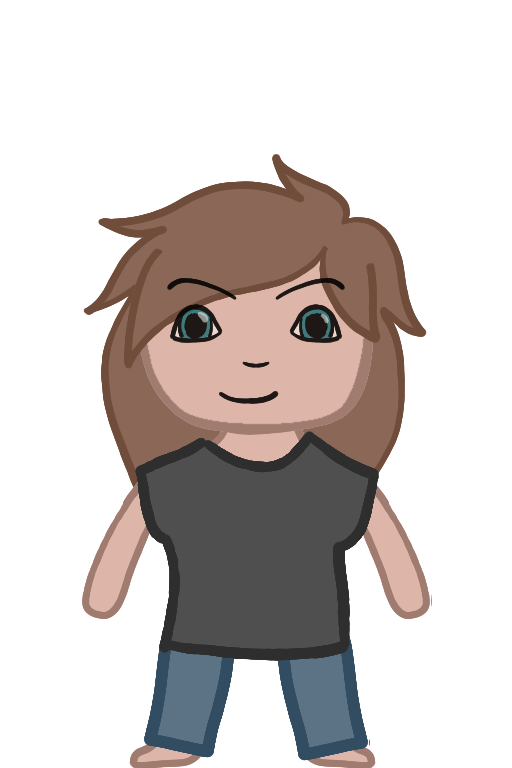
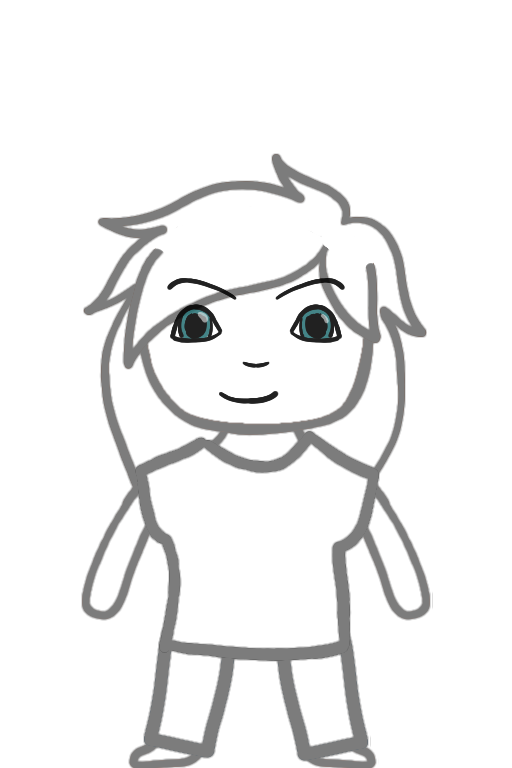
Comparing the layer stacks of the two w=512, h=768 images. Changes:
painted on "Copy of Paint Layer 40" over [81, 256, 433, 768]
painted on "Paint Layer 40" over [81, 320, 433, 768]
painted on "Paint Layer 38" over [81, 448, 384, 768]
painted on "Copy of Paint Layer 38" over [81, 512, 320, 768]
painted on "Copy of Paint Layer 27" over [83, 153, 427, 576]
painted on "Paint Layer 27" over [81, 153, 433, 768]
painted on "Copy of Paint Layer 19(pasted)" over [81, 448, 384, 768]
painted on "Paint Layer 19(pasted)" over [81, 153, 433, 768]
painted on "Copy of Paint Layer 18" over [81, 320, 320, 768]
painted on "Paint Layer 18" over [81, 153, 433, 768]
painted on "Copy of Paint Layer 14" over [81, 153, 433, 640]
painted on "Paint Layer 14" over [81, 153, 433, 768]
painted on "Copy of Paint Layer 17" over [81, 256, 433, 768]
painted on "Paint Layer 17" over [81, 153, 433, 768]
painted on "Copy of Paint Layer 28" over [81, 153, 433, 768]
painted on "Paint Layer 28" over [81, 153, 433, 768]
